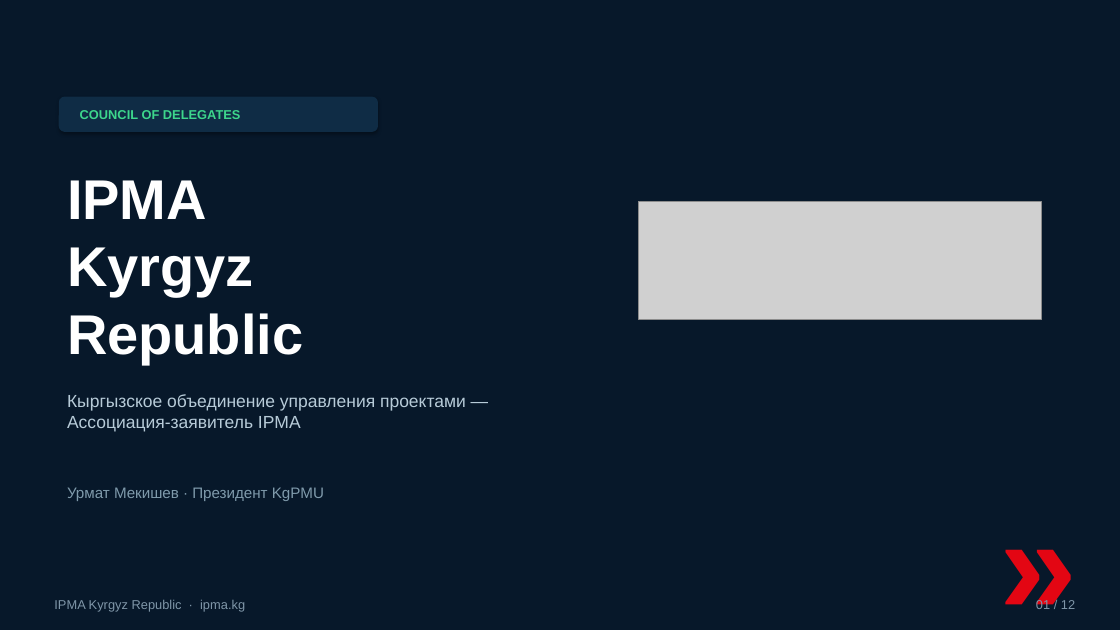
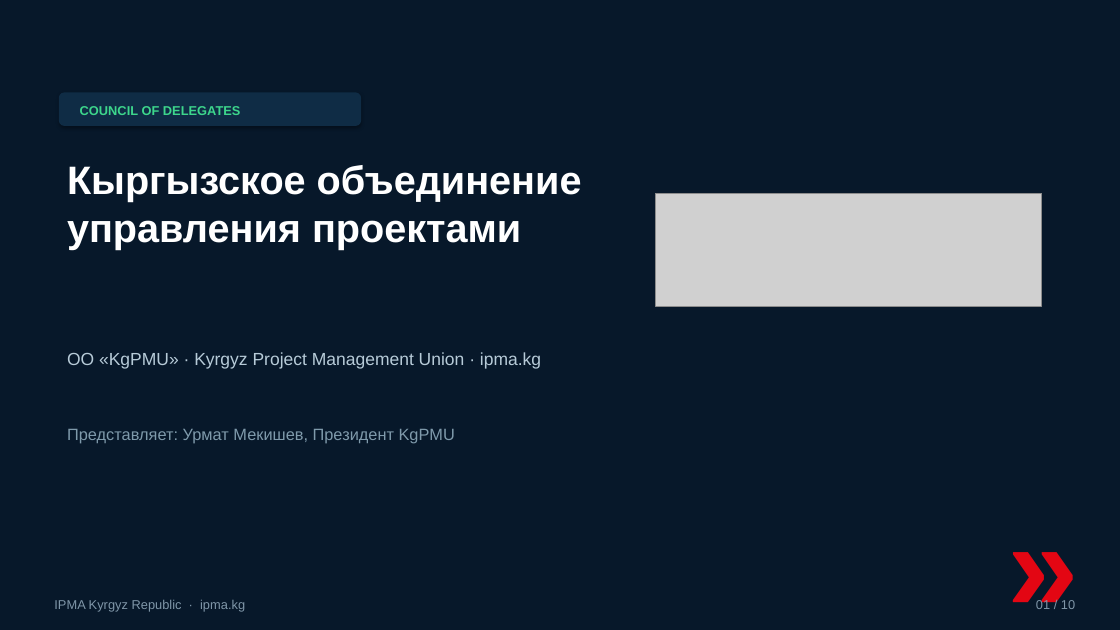
Before and after one commit to umekishev/umekishev, a slide deck: slide 1 of presentations/IPMA_Kyrgyzstan_CoD_Presentation.pptx. Drawn at 1120x630 pixels with LibreOffice and Linux fonts; fonts in the diff are those of the drawing; grey boxes stand for pictures. Boxes give left, top, right and bottom in pixels: in the first picture for what was removed or moved away, otherwise in the second. Text is boxed around its words. In the diff, an @@ line names an element or a change of style, - is before the commit and + after.

```diff
--- a/presentations/IPMA_Kyrgyzstan_CoD_Presentation.pptx
+++ b/presentations/IPMA_Kyrgyzstan_CoD_Presentation.pptx
@@ rounded rectangle resized from (x1=59, y1=97, x2=378, y2=132) to (x1=59, y1=92, x2=361, y2=126) @@
@@ text "COUNCIL OF DELEGATES" moved from (x1=80, y1=110, x2=241, y2=119) to (x1=80, y1=106, x2=241, y2=115) @@
@@ text at (x1=67, y1=165, x2=582, y2=250): text changed; size 48 to 34 pt @@
-IPMA
-Kyrgyz
-Republic
+Кыргызское объединение
+управления проектами
@@ picture resized from (x1=639, y1=202, x2=1042, y2=319) to (x1=655, y1=193, x2=1042, y2=306) @@
@@ text at (x1=67, y1=352, x2=541, y2=369): text changed @@
-Кыргызское объединение управления проектами — Ассоциация-заявитель IPMA
+ОО «KgPMU» · Kyrgyz Project Management Union · ipma.kg
@@ text at (x1=67, y1=429, x2=455, y2=444): text changed; size 13 to 14 pt @@
-Урмат Мекишев · Президент KgPMU
+Представляет: Урмат Мекишев, Президент KgPMU
@@ text "»" moved from (x1=991, y1=471, x2=1120, y2=597) to (x1=1000, y1=479, x2=1120, y2=597) @@
@@ text "»" at (x1=1000, y1=479, x2=1120, y2=597): size 120 to 110 pt @@
@@ text at (x1=1036, y1=599, x2=1075, y2=609): text changed @@
-01 / 12
+01 / 10
```
Also in this commit, not shown: 4 other slides changed, 5 slides added, 7 slides removed, 1 other file.
